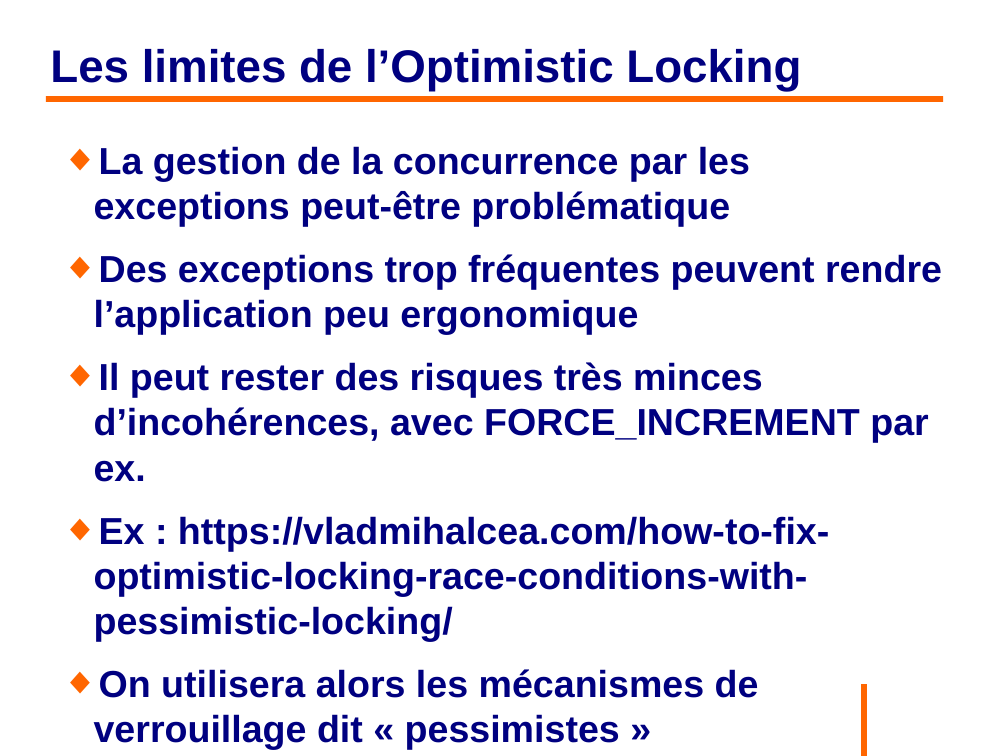
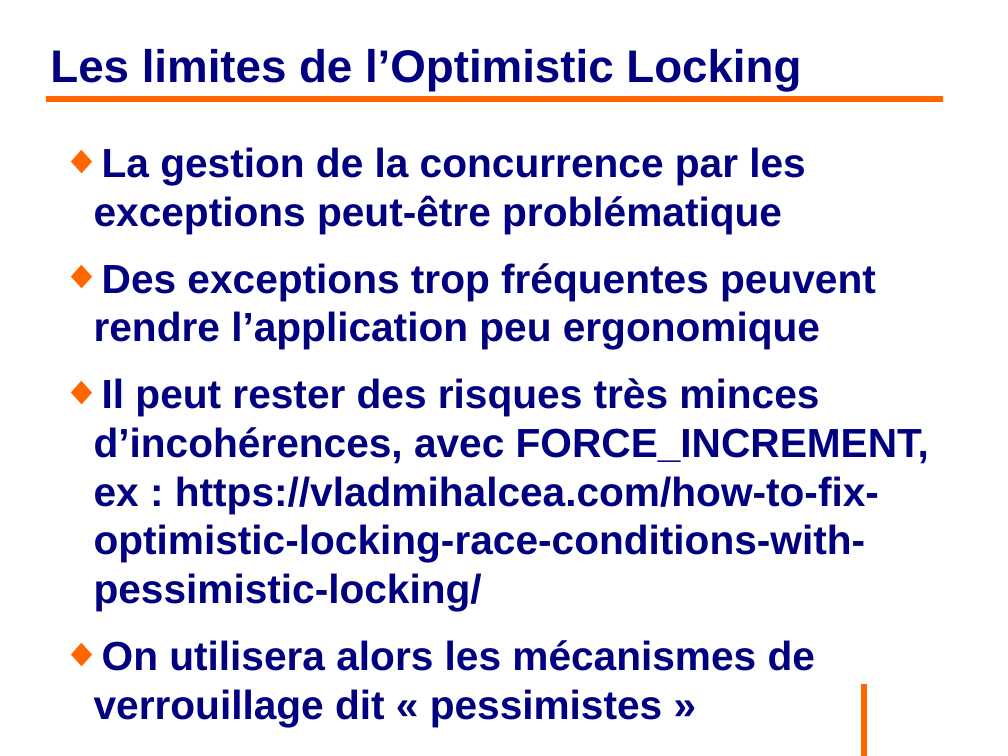
Before and after one commit to philphils/formation-hibernate-avancee, a slide deck: slide 103 of Documentation/diapo_formation_hibernate_avancee.odp (slide 101 before the commit). Drawn at 1008x756 pixels with LibreOffice and Linux fonts; fonts in the diff are those of the drawing; background and template pictures are left out. Boxes give left, top, right and bottom in pixels: in the first picture for what was removed or moved away, otherwise in the second. Text is boxed around its words. In the diff, an @@ line names an element or a change of style, - is before the commit and + after.

```diff
--- a/Documentation/diapo_formation_hibernate_avancee.odp
+++ b/Documentation/diapo_formation_hibernate_avancee.odp
@@ text at (94,147,876,671): size 29.6 to 32 pt in "La gestion de la concurrence par les ...", "Des exceptions trop fréquentes peuvent rendre l’application ...", "On utilisera alors les mécanismes de verrouillage ..." @@
@@ text at (94,378,929,611): text changed; size 29.6 to 32 pt @@
-◆ Il peut rester des risques très minces d’incohérences, avec FORCE_INCREMENT par ex.
-◆ Ex : https://vladmihalcea.com/how-to-fix-optimistic-locking-race-conditions-with-pessimistic-locking/
+◆ Il peut rester des risques très minces d’incohérences, avec FORCE_INCREMENT, ex : https://vladmihalcea.com/how-to-fix-optimistic-locking-race-conditions-with-pessimistic-locking/
```
Also in this commit, not shown: 7 other slides changed, 2 slides added.
